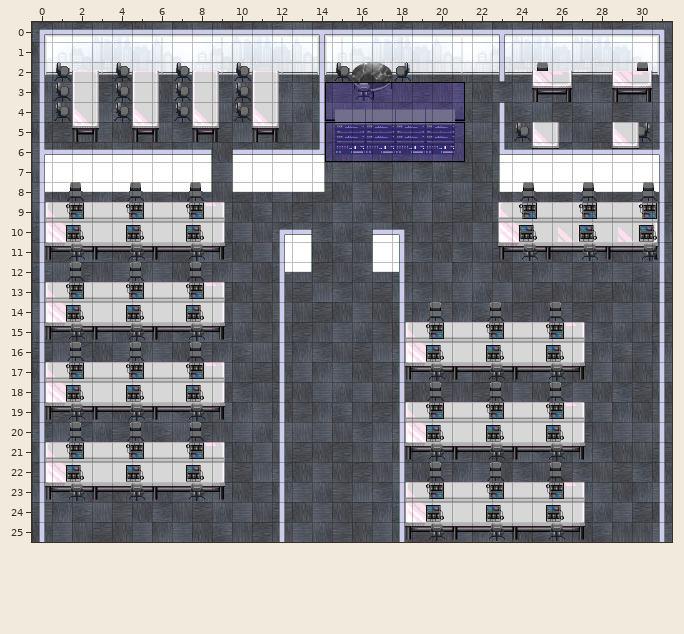
Two versions of a level (Tiled map (JSON), src/assets/map/yssy_sede.json). The first picture shows the starting point.
Cells are 32x32 px. Shown: x 0..31, y 0..25.
Once edited:
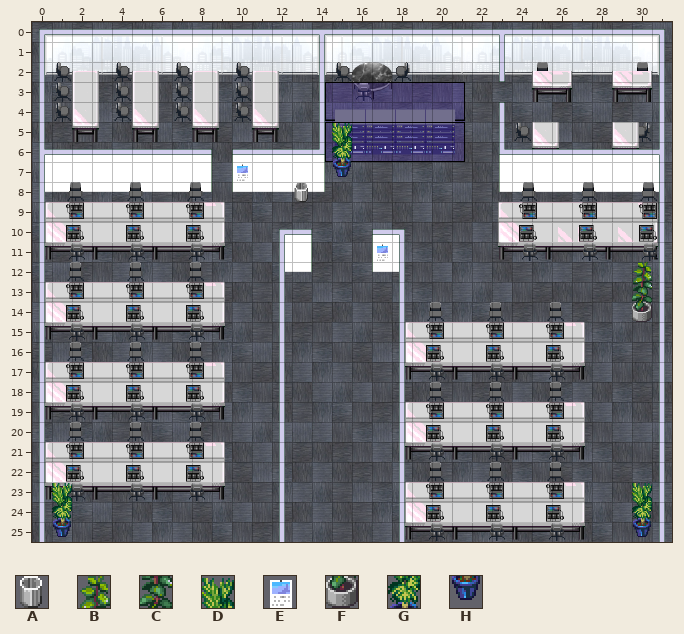
Key: from "moveis_decoracao": A 96, B 164, C 180, D 181, E 183, F 196, G 197, H 213.
_ is an empty cell.
Tiles of an added or newly shown layer are drawn over the layers below it.
Diff:
Layer "plantas" (added):
y 5: x 15 _ -> D
y 6: x 15 _ -> G
y 7: x 10 _ -> E; x 15 _ -> H
y 8: x 13 _ -> A
y 11: x 17 _ -> E
y 12: x 30 _ -> B
y 13: x 30 _ -> C
y 14: x 30 _ -> F
y 23: x 1 _ -> D; x 30 _ -> D
y 24: x 1 _ -> G; x 30 _ -> G
y 25: x 1 _ -> H; x 30 _ -> H
Where, in picture pixels (left, top, right, bottom), the same in both pictures:
added: (332, 123, 352, 177)
added: (237, 164, 248, 181)
added: (294, 183, 308, 202)
added: (377, 244, 388, 261)
added: (632, 262, 652, 322)
added: (52, 483, 72, 537)
added: (632, 483, 652, 537)
